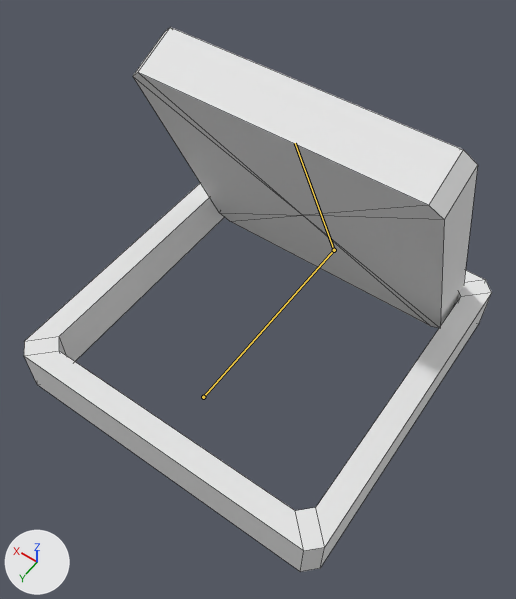
The FBX model Assets/TrapModel/SpringTrap.fbx: old version first, new version second.
The view is the same before and after, from a 50 mm lens placed at (-199.0, 287.0, 490.0), pointed at (-12.0, 25.0, 78.0). Lighting does not change. The marker at lower left points along +X, +Y and +Z. Both versions are drawn at frame 8 of the action 'SpringTrap|SpringTrapAction'; the numbers are the values there. The bones that bend it are drawn over the model as lines. Mesh edges are drawn as thin lines.
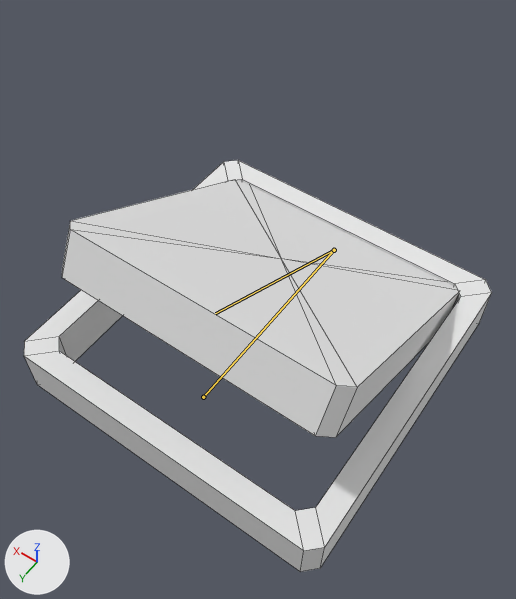
The edits, one by one:
Bone 'SpringTrap|SpringTrapMove' (bone_springtrap_springtrapmove) turns from (67, 0, 0) to (28, 0, 0) degrees about its own x, y and z.

Location of each change, [x1, y1, x2, y2] in pixels of the pictures (516 x 599 px):
'Cube', posed (24% shorter)
    before: [24, 27, 492, 572]
    after: [24, 160, 492, 572]
bone 'SpringTrap|SpringTrapMove', root to tip
    before: (334, 250) to (295, 143)
    after: (334, 250) to (215, 313)
